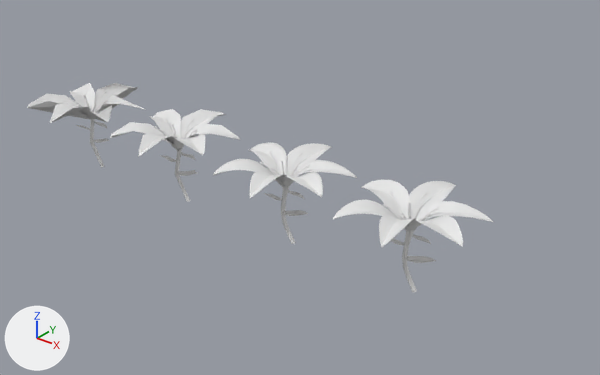
The Blender file Plants/Lillie.blend as it was, and as the next commit left it.
Before and after are seen from a 50 mm lens placed at (16.8, -27.7, 14.7), pointed at (-6.3, 1.1, -3.2). The lights are fixed; the arrows at lower left show +X, +Y and +Z.

In view in the first picture: 'Petals Bottom', 'Petals Bottom.001', 'Petals Bottom.002', 'Petals Bottom.003', 'Petals Top', 'Petals Top.001', 'Petals Top.002', 'Petals Top.003'.
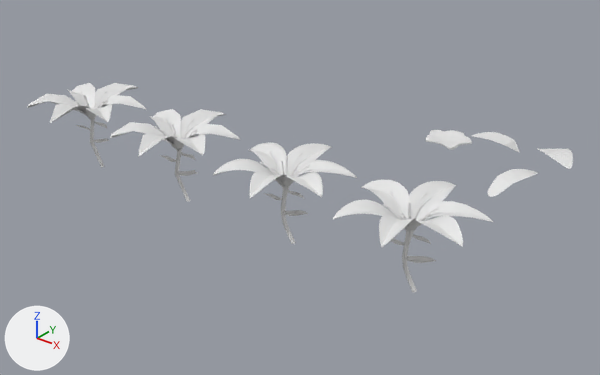
Pixel boxes (x1, y1, x2, y2) of what changed, in the pictures (600 x 375 px):
'Petals Bottom.003', modifiers changed
    both: (27, 83, 138, 122)
'Petals Top.003', modifiers changed
    both: (50, 83, 146, 123)
'Plane', shown
    after: (487, 169, 538, 197)
'Cube', shown
    after: (425, 130, 472, 150)
'Plane.005', shown
    after: (538, 149, 573, 169)
'Plane.003', shown
    after: (472, 132, 519, 152)
'Lillie_LOD 1', unchanged, uncovered by the edit
    after: (213, 142, 357, 244)
'Petals Bottom.001', unchanged, covered by the edit
    before: (333, 181, 463, 246)
'Petals Bottom', unchanged, covered by the edit
    before: (213, 143, 332, 197)
'Petals Top', unchanged, covered by the edit
    before: (249, 142, 357, 198)

Patch to the scene script:
```diff
--- a/Plants/Lillie.blend.py
+++ b/Plants/Lillie.blend.py
@@ ob_cube @@
 _m = ob_cube.modifiers.new('Subdivision', 'SUBSURF')
-ob_cube.hide_set(True)
@@ ob_plane @@
 _m = ob_plane.modifiers.new('Subdivision', 'SUBSURF')
-ob_plane.hide_set(True)
@@ ob_plane_003 @@
 _m = ob_plane_003.modifiers.new('Subdivision', 'SUBSURF')
-ob_plane_003.hide_set(True)
@@ ob_plane_005 @@
 _m = ob_plane_005.modifiers.new('Subdivision', 'SUBSURF')
-ob_plane_005.hide_set(True)
@@ ob_petals_bottom_003 @@
 _m = ob_petals_bottom_003.modifiers.new('Decimate', 'DECIMATE')
 _m.iterations = 1
-_m.angle_limit = 0.721
+_m.angle_limit = 0.321
 _m.delimit = {'MATERIAL'}
@@ ob_petals_top_003 @@
 _m = ob_petals_top_003.modifiers.new('Decimate', 'DECIMATE')
 _m.iterations = 1
-_m.angle_limit = 0.721
+_m.angle_limit = 0.319
```
